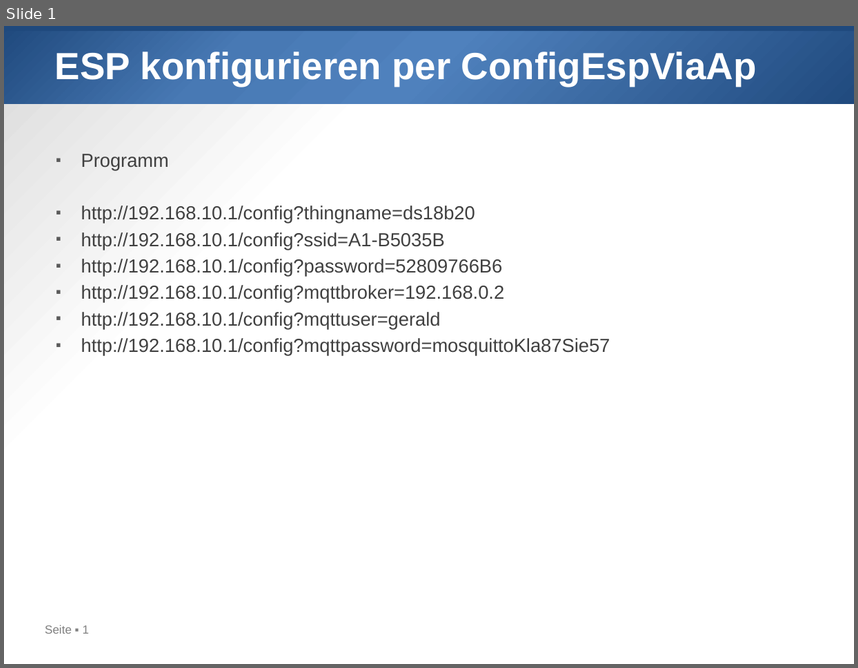
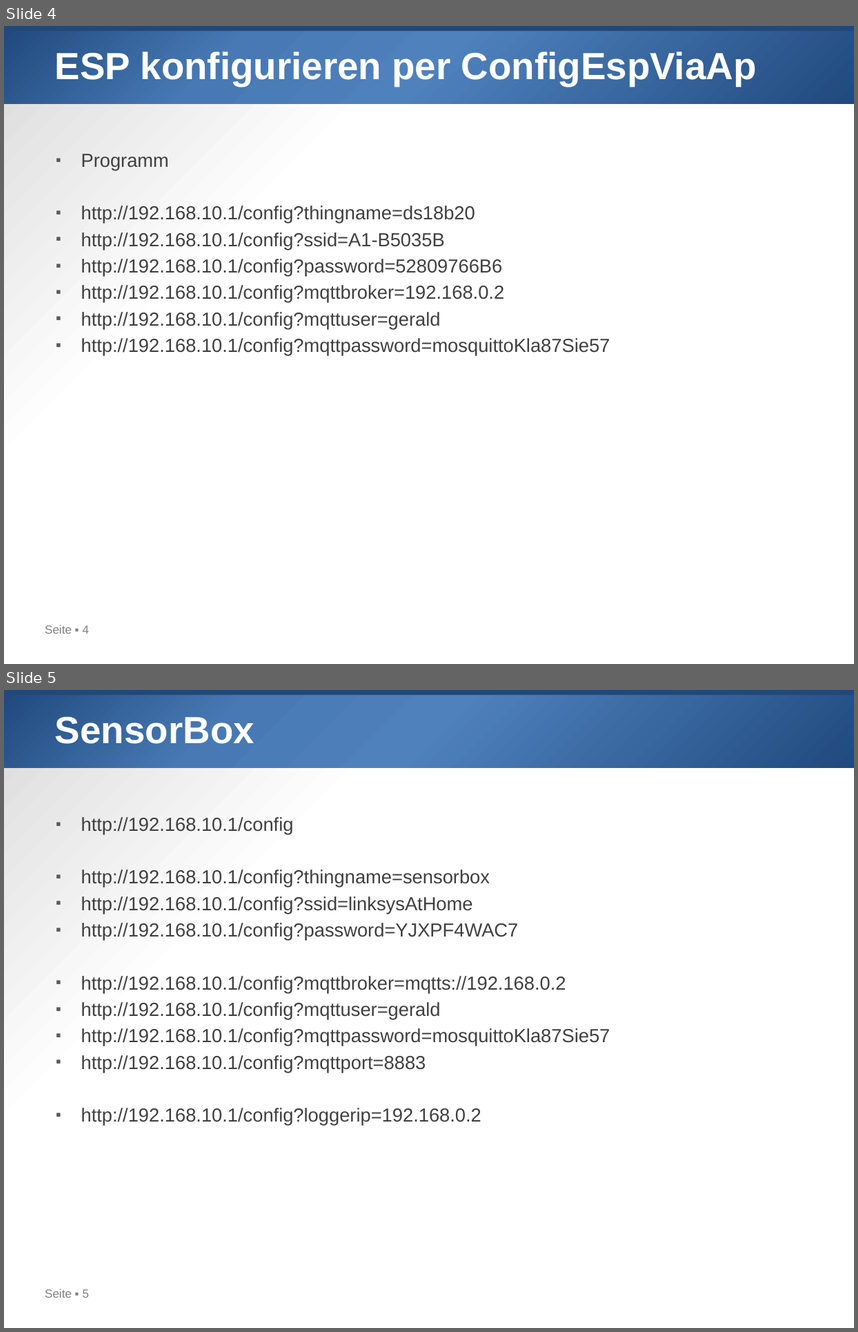
Before and after one commit to gkoe/myiot21, a slide deck: 001_Things.pptx. Shown one above the other, each under a label of ours: slide 1 before the commit, slides 4 and 5 after it. The pictures are 858x668 and 858x1332 pixels, drawn with LibreOffice and Linux fonts; fonts in the diff are those of the drawing. Boxes give left, top, right and bottom in pixels: in the first picture for what was removed or moved away, otherwise in the second. Text is boxed around its words. In the diff, an @@ line names an element or a change of style, - is before the commit and + after.

Commit message:
SensorBox mqtts

```diff
--- a/001_Things.pptx
+++ b/001_Things.pptx
@@ slide 5 added at (x1=4, y1=690, x2=854, y2=1328), background gradient #FFFFFF to #D9D9D9; not listed: 3 template elements that a slide beside it also shows @@
@@ title added at (x1=55, y1=717, x2=254, y2=744), 32 pt, text #FFFFFF, bold @@
+SensorBox
@@ text added at (x1=81, y1=817, x2=611, y2=1125), 16 pt, text #404040 @@
+▪ http://192.168.10.1/config
+▪ http://192.168.10.1/config?thingname=sensorbox
+▪ http://192.168.10.1/config?ssid=linksysAtHome
+▪ http://192.168.10.1/config?password=YJXPF4WAC7
+▪ http://192.168.10.1/config?mqttbroker=mqtts://192.168.0.2
+▪ http://192.168.10.1/config?mqttuser=gerald
+▪ http://192.168.10.1/config?mqttpassword=mosquittoKla87Sie57
+▪ http://192.168.10.1/config?mqttport=8883
+▪ http://192.168.10.1/config?loggerip=192.168.0.2
@@ what was slide 1 is now slide 4 @@
@@ page number at (x1=45, y1=624, x2=90, y2=633): text changed @@
-Seite ▪ 1
+Seite ▪ 4
```
Also in this commit, not shown: 3 other slides added, 23 other files.
